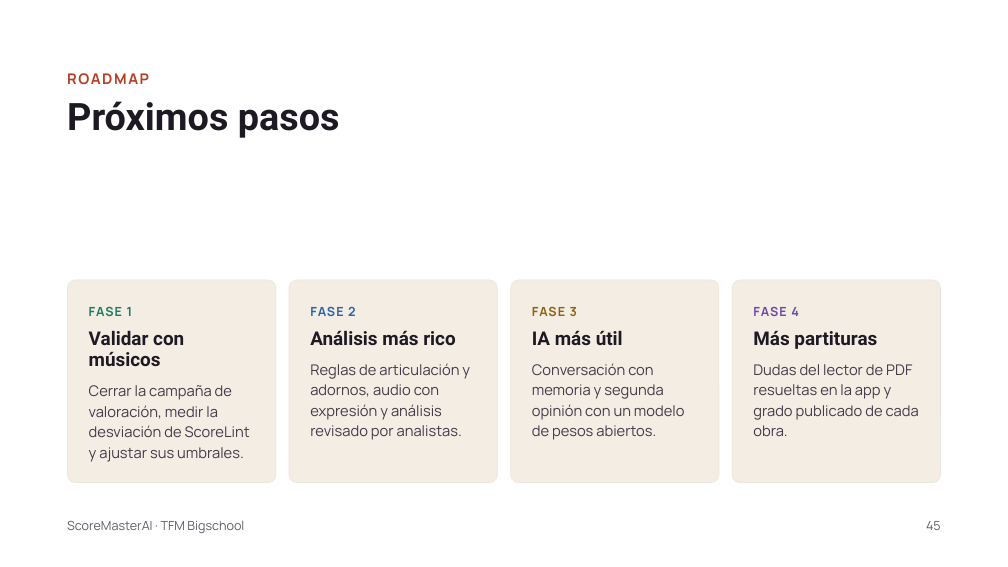
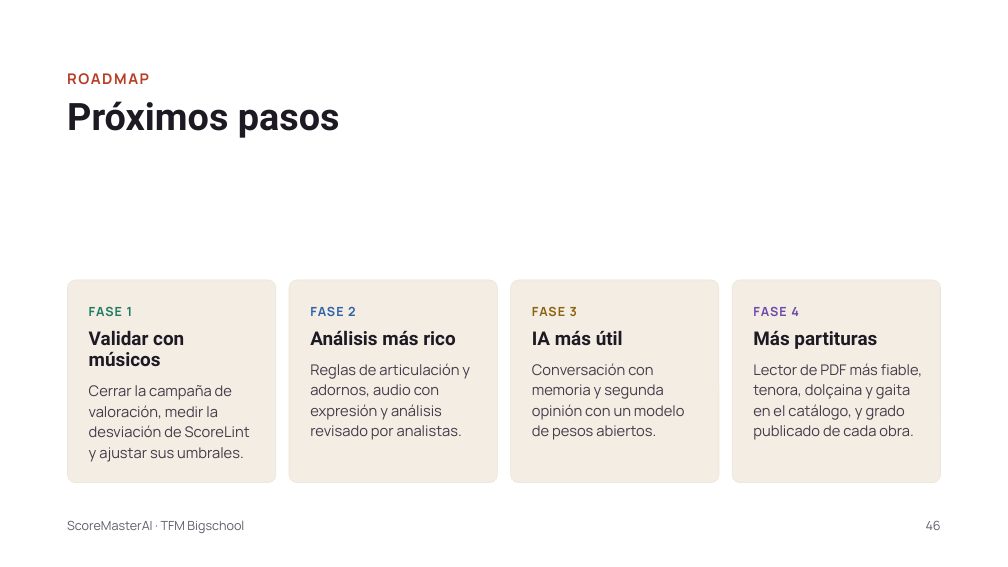
Before and after one commit to monicamorenogomez76/scoremaster-ai, a slide deck: slide 46 of docs/ScoreMasterAI · TFM.pptx (slide 45 before the commit). Drawn at 1008x567 pixels with LibreOffice and Linux fonts; fonts in the diff are those of the drawing. Boxes give left, top, right and bottom in pixels: in the first picture for what was removed or moved away, otherwise in the second. Text is boxed around its words. In the diff, an @@ line names an element or a change of style, - is before the commit and + after.

```diff
--- a/docs/ScoreMasterAI · TFM.pptx
+++ b/docs/ScoreMasterAI · TFM.pptx
@@ text at (753,363,922,440): text changed @@
-Dudas del lector de PDF resueltas en la app y grado publicado de cada obra.
+Lector de PDF más fiable, tenora, dolçaina y gaita en el catálogo, y grado publicado de cada obra.
@@ text at (926,521,941,530): text changed @@
-45
+46
```
Also in this commit, not shown: 34 other slides changed, 1 slide added, 3 other files.
